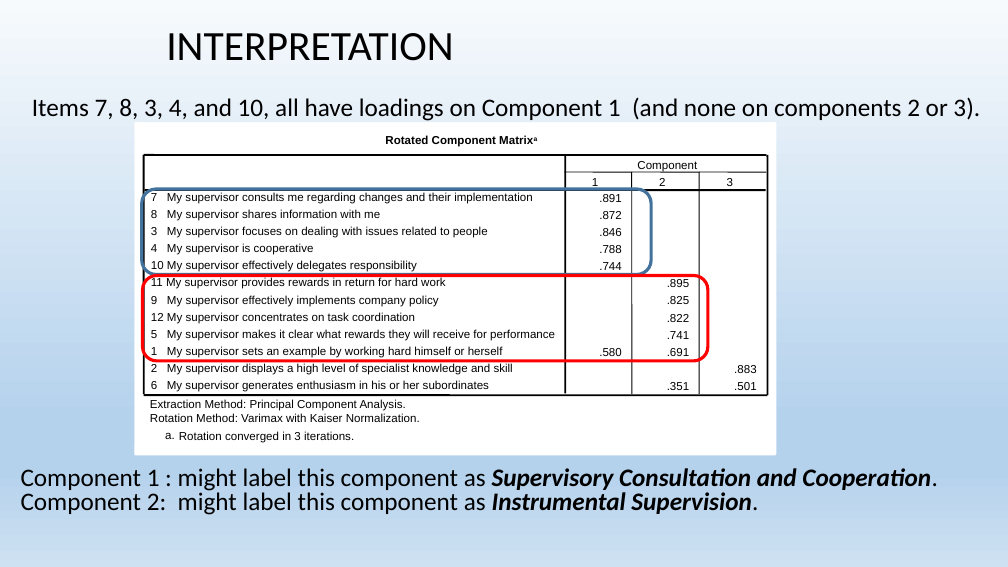
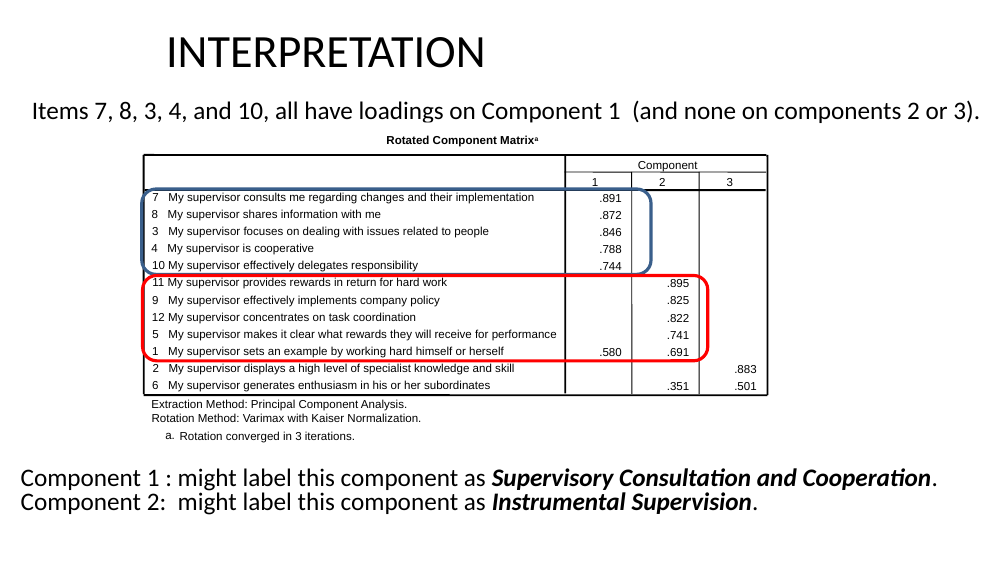
Before and after one commit to awkweb/DS502, a slide deck: slide 57 of lectures/05_Ch6.3&4Dimension Redu. F16.pptx. Drawn at 1008x567 pixels with LibreOffice and Linux fonts; fonts in the diff are those of the drawing. Boxes give left, top, right and bottom in pixels: in the first picture for what was removed or moved away, otherwise in the second. Text is boxed around its words. In the diff, an @@ line names an element or a change of style, - is before the commit and + after.

```diff
--- a/lectures/05_Ch6.3&4Dimension Redu. F16.pptx
+++ b/lectures/05_Ch6.3&4Dimension Redu. F16.pptx
@@ background gradient #F7FAFD to #B5D2EC to #CEE1F2 to #FFFFFF @@
@@ text "INTERPRETATION" at (166, 37, 485, 68): size 39.6 to 44 pt; line spacing 0.9 to 1 @@
@@ text "Items 7, 8, 3, 4, ..." at (32, 100, 980, 123): line spacing 0.9 to 1; less space between paragraphs @@
@@ line (144, 155) - (144, 394): stroke #000000 1.75 pt to #000000 1.76 pt @@
@@ line (566, 156) - (566, 393): stroke #000000 1.75 pt to #000000 1.76 pt @@
@@ rounded rectangle at (142, 189, 652, 274): outline #43739E 3 pt to #3A5F8C 3 pt; proportions changed @@
@@ line (144, 190) - (766, 190): stroke #000000 1.75 pt to #000000 1.76 pt @@
@@ rounded rectangle at (143, 275, 709, 361): proportions changed @@
```
Also in this commit, not shown: 65 other slides changed, 2 slides added, 2 slides removed, 10 other files.
